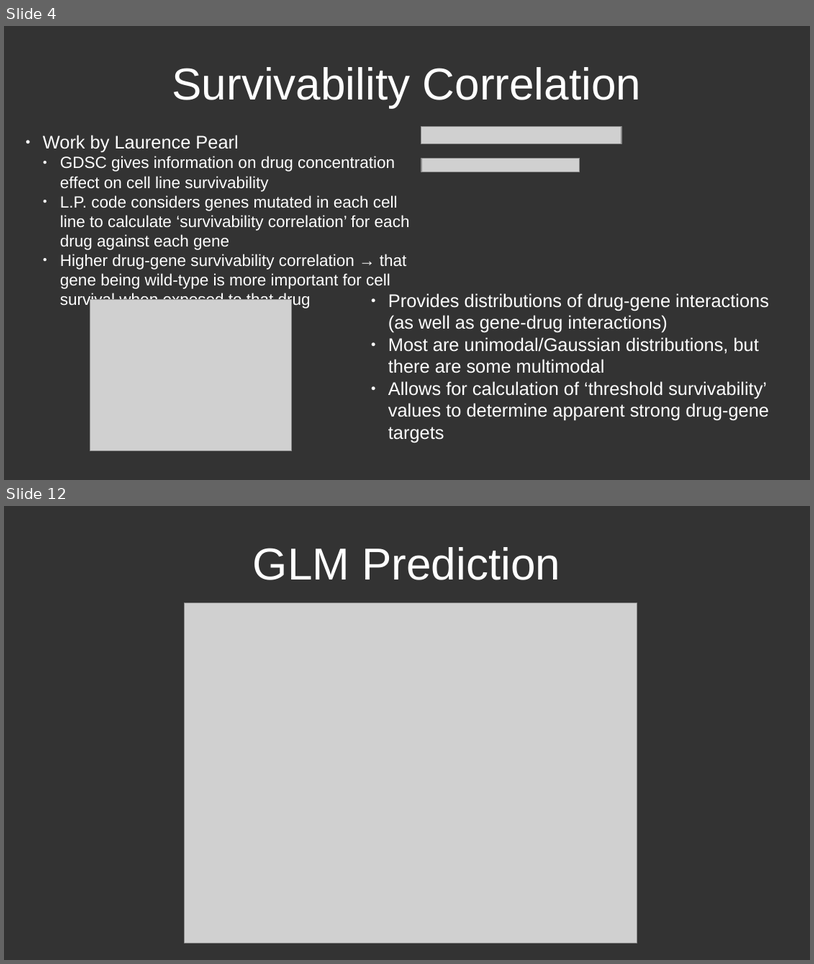
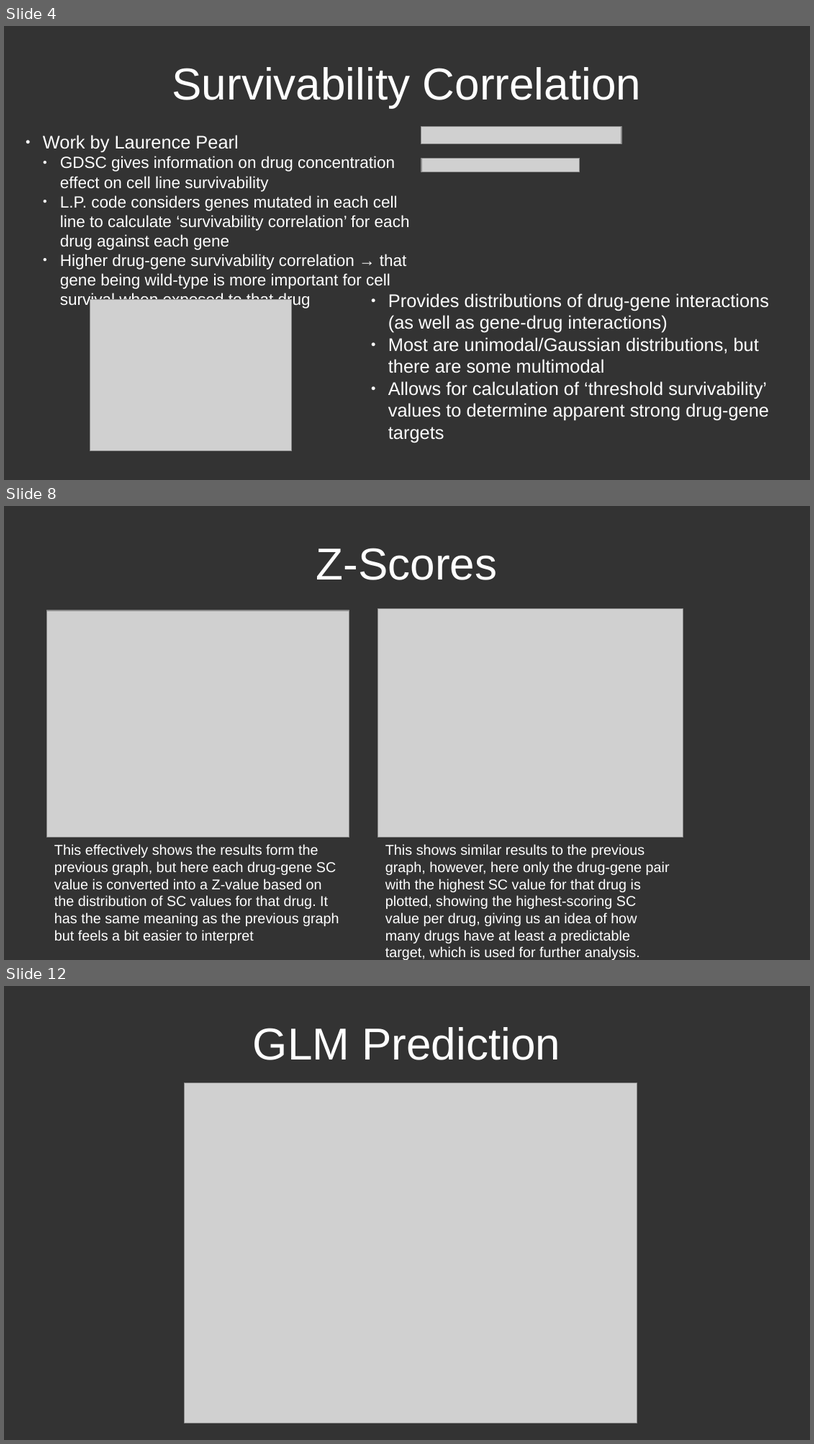
Before and after one commit to CDR-Clueless/GDSC-DrugBank-Search, a slide deck: General GDSC presentation.odp. Shown one above the other, each under a label of ours: slides 4 and 12 before the commit, slides 4, 8 and 12 after it; the slides between them are not shown. The pictures are 814x964 and 814x1444 pixels, drawn with LibreOffice and Linux fonts; fonts in the diff are those of the drawing; grey boxes stand for pictures. Boxes give left, top, right and bottom in pixels: in the first picture for what was removed or moved away, otherwise in the second. Text is boxed around its words. In the diff, an @@ line names an element or a change of style, - is before the commit and + after.

Commit message:
Added stats testing to OpenTargets plots and DAVID analysis plots

```diff
--- a/General GDSC presentation.odp
+++ b/General GDSC presentation.odp
@@ slide 8 added at bbox=[4, 506, 810, 960], background #333333 @@
@@ title added at bbox=[316, 548, 498, 580], 44 pt, text #FFFFFF @@
+Z-Scores
@@ picture added at bbox=[47, 610, 350, 837] @@
@@ picture added at bbox=[378, 608, 684, 837] @@
@@ text added at bbox=[54, 844, 340, 943], 14 pt, text #FFFFFF @@
+This effectively shows the results form the previous graph, but here each drug-gene SC value is converted into a Z-value based on the distribution of SC values for that drug. It has the same meaning as the previous graph but feels a bit easier to interpret
@@ text added at bbox=[386, 844, 670, 960], 14 pt, text #FFFFFF @@
+This shows similar results to the previous graph, however, here only the drug-gene pair with the highest SC value for that drug is plotted, showing the highest-scoring SC value per drug, giving us an idea of how many drugs have at least a predictable target, which is used for further analysis.
```
Also in this commit, not shown: 1 slide changed, 6 other slides added, 6 slides removed, 3 other files.
